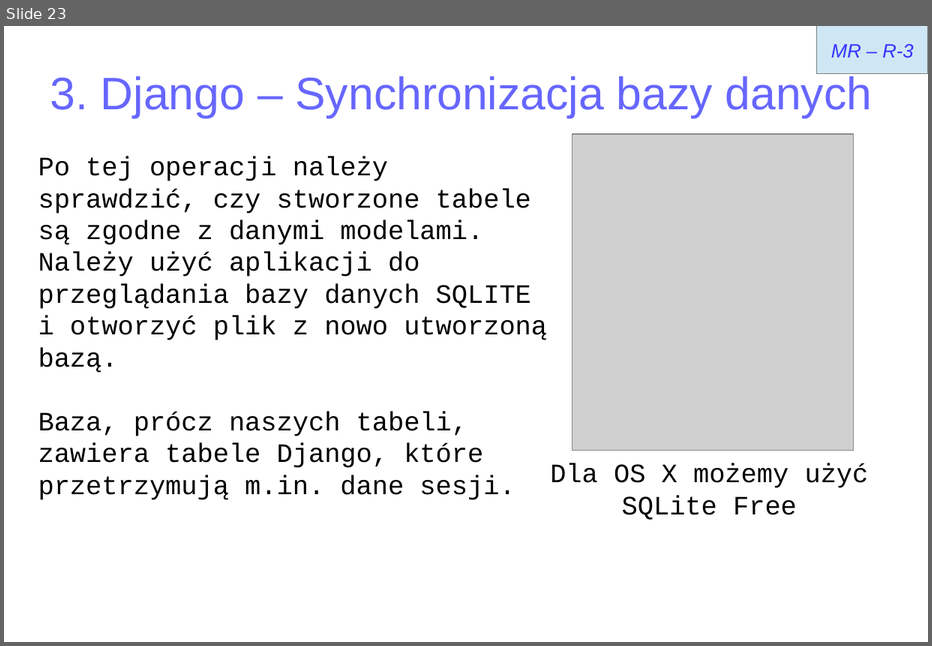
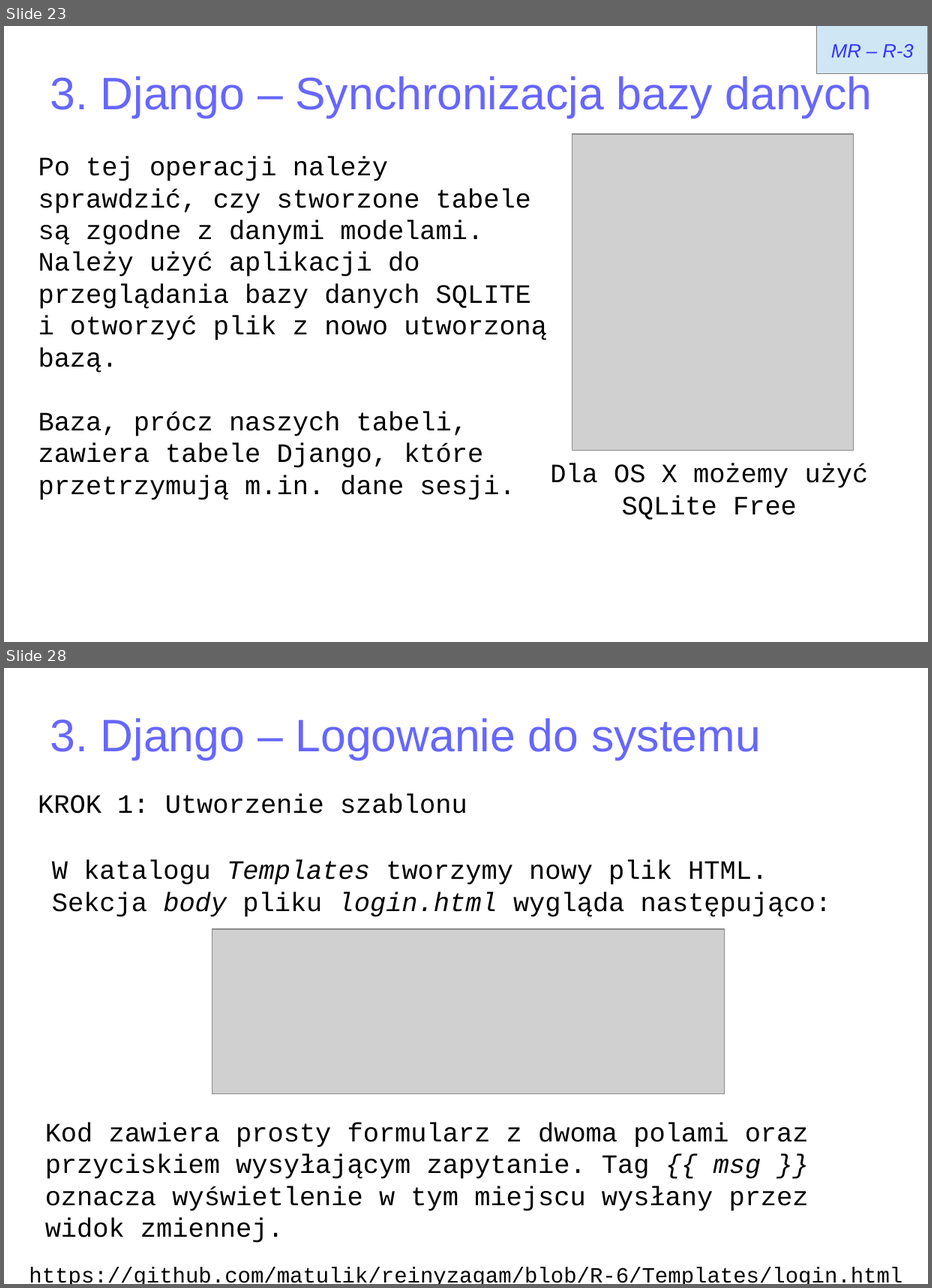
Before and after one commit to matulik/reinyzagam, a slide deck: Docs/presentation.odp. Shown one above the other, each under a label of ours: slide 23 before the commit, slides 23 and 28 after it; the slides between them are not shown. The pictures are 932x646 and 932x1288 pixels, drawn with LibreOffice and Linux fonts; fonts in the diff are those of the drawing; grey boxes stand for pictures. Boxes give left, top, right and bottom in pixels: in the first picture for what was removed or moved away, otherwise in the second. Text is boxed around its words. In the diff, an @@ line names an element or a change of style, - is before the commit and + after.

```diff
--- a/Docs/presentation.odp
+++ b/Docs/presentation.odp
@@ slide 28 added at (4, 668, 928, 1284), background #FFFFFF @@
@@ title added at (50, 718, 761, 760), 37.7 pt, text #6666FF @@
+3. Django – Logowanie do systemu
@@ text added at (38, 794, 468, 814), 22 pt, text #000000 @@
+KROK 1: Utworzenie szablonu
@@ text added at (52, 860, 832, 917), 22 pt, text #000000 @@
+W katalogu Templates tworzymy nowy plik HTML.
+Sekcja body pliku login.html wygląda następująco:
@@ picture added at (212, 929, 725, 1093) @@
@@ text added at (45, 1122, 809, 1211), 22 pt, text #000000 @@
+Kod zawiera prosty formularz z dwoma polami oraz przyciskiem wysyłającym zapytanie. Tag {{ msg }} oznacza wyświetlenie w tym miejscu wysłany przez widok zmiennej.
@@ text added at (29, 1266, 902, 1284), 18 pt, text #000000 @@
+https://github.com/matulik/reinyzagam/blob/R-6/Templates/login.html
```
Also in this commit, not shown: 3 slides changed, 8 other slides added, 6 other files.
